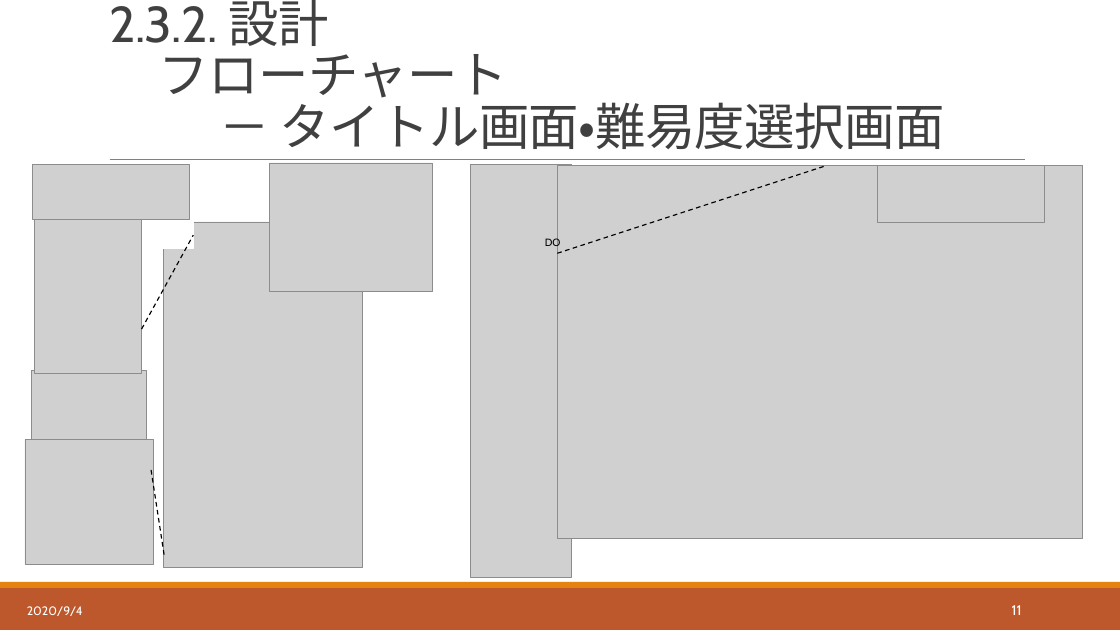
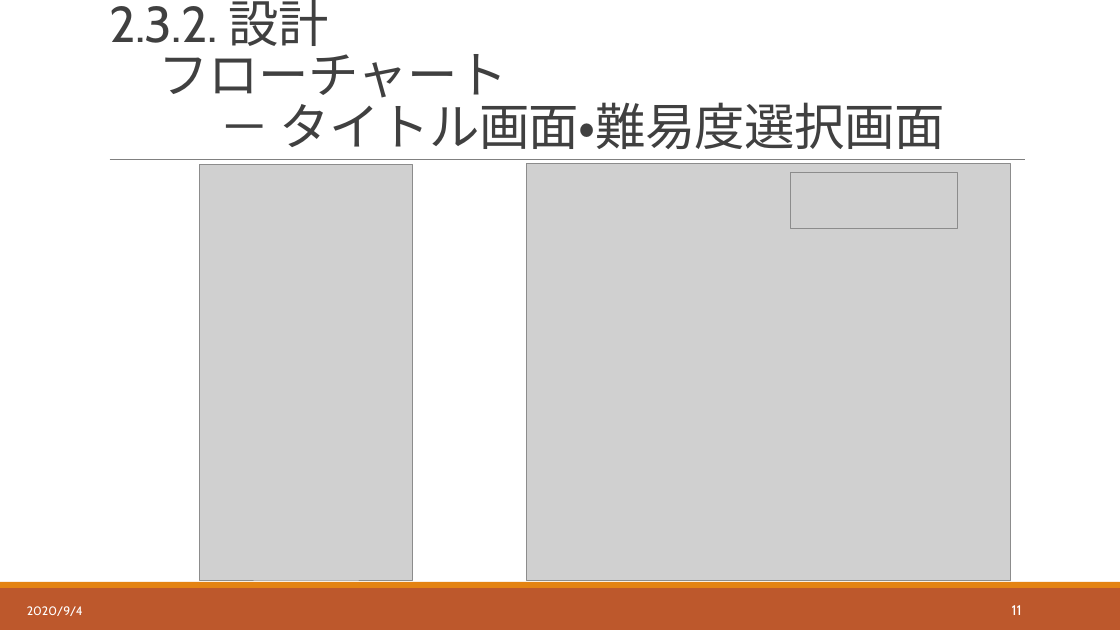
Before and after one commit to hakohumi/comp.train.whack-a-mole, a slide deck: slide 12 of 資料/設計書/発表資料/設計レビュー_発表資料.pptx. Drawn at 1120x630 pixels with LibreOffice and Linux fonts; fonts in the diff are those of the drawing; grey boxes stand for pictures. Boxes give left, top, right and bottom in pixels: in the first picture for what was removed or moved away, otherwise in the second. Text is boxed around its words. In the diff, an @@ line names an element or a change of style, - is before the commit and + after.

Commit message:
設計/レビュー後修正　 フローチャートの割込み処理を修正 発表資料を修正

```diff
--- a/資料/設計書/発表資料/設計レビュー_発表資料.pptx
+++ b/資料/設計書/発表資料/設計レビュー_発表資料.pptx
@@ picture removed at <box>33,165,190,220</box> @@
@@ picture: place and size @@
-picture at <box>163,222,363,568</box>
+picture at <box>200,165,413,581</box>
@@ picture removed at <box>270,163,434,292</box> @@
@@ picture removed at <box>471,165,571,578</box> @@
@@ picture: place and size @@
-picture at <box>558,166,1083,539</box>
+picture at <box>527,163,1011,581</box>
@@ line removed from (558, 254) to (826, 166) @@
@@ picture: place and size @@
-picture at <box>877,166,1044,222</box>
+picture at <box>791,172,958,229</box>
@@ picture removed at <box>35,220,142,374</box> @@
@@ line removed from (142, 329) to (193, 235) @@
@@ text removed at <box>545,238,561,250</box> @@
-DO
@@ picture removed at <box>32,371,146,439</box> @@
@@ picture removed at <box>25,439,154,565</box> @@
@@ line removed from (151, 470) to (165, 558) @@
```
Also in this commit, not shown: 14 other slides changed, 1 slide removed, 13 other files.
